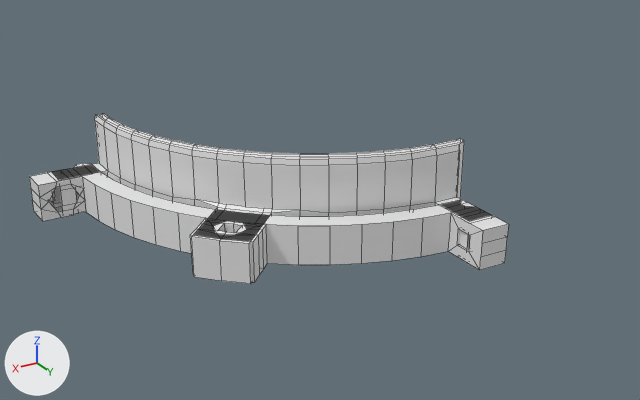
Before and after pictures for a commit that changed the Blender file F-Drums.blend.
Rendered twice from a 50 mm lens placed at (197.0, 331.0, 142.0), pointed at (34.0, 60.0, 6.0). The lights are fixed; the arrows at lower left show +X, +Y and +Z. Mesh edges are drawn as thin lines. The same objects are shown in both versions, whatever each file hides.
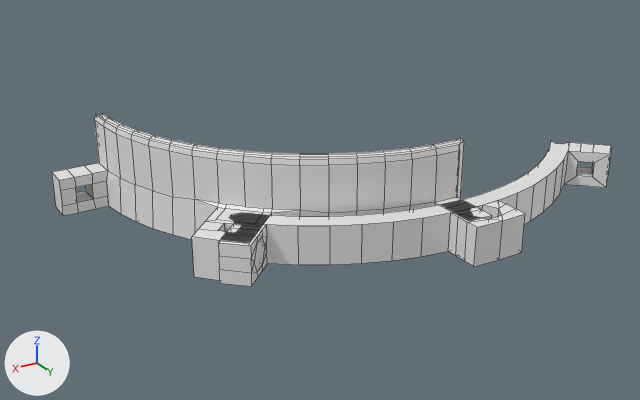
The edits, one by one:
Object 'Circle.001' (ob_circle_001) turns from (0, 0, 0) to (0, 0, 45) degrees about x, y and z.

Boxes [x1, y1, x2, y2] around the edits, measured in the pictures (640 x 400 px):
'Circle.001', turned: before [29, 163, 509, 282]; after [218, 141, 611, 286]
